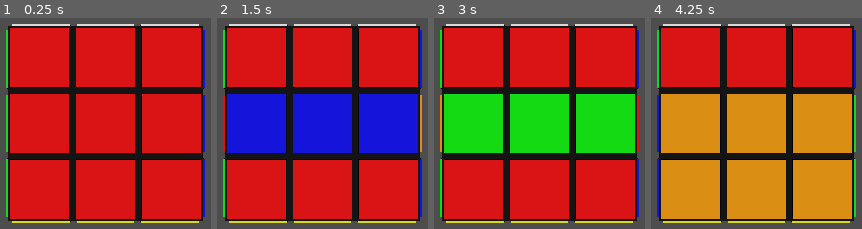
Above: before the commit, frames 1-4 (left to right).
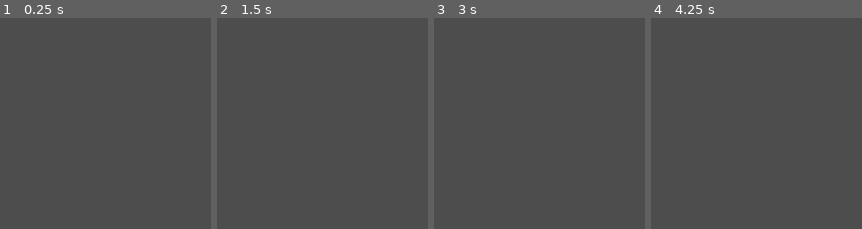
Above: after the commit, the same moments.

Repository: sieradzki/RLCubeSolver-Godot
Game: Godot game, scene res://CubeEnv/Main.tscn
Same seed, same stepped clock (60 frames per second), same inputs: the game is played once before the commit and once after it.
Inputs (mouse positions are in pixels of both pictures, inside the frame that each line leads up to):
- Up to frame 1 (0.25 s): no input
- Up to frame 2 (1.5 s): tap Enter at 0.5 s; move the mouse to (outside the picture) at 0.52 s; hold W 0.53-1.28 s; hold 1 0.53-1.28 s; click (outside the picture) at 0.67 s; tap Space at 1.25 s; move the mouse to (outside the picture) at 1.27 s; tap Q at 1.35 s
- Up to frame 3 (3 s): tap Enter at 2 s; move the mouse to (619, 24) at 2.02 s; hold 2 2.03-2.78 s; hold W from 2.03 s (still down); tap Space at 2.75 s; move the mouse to (499, 214) at 2.77 s; tap 3 at 2.85 s; click (499, 214) at 2.92 s
- Up to frame 4 (4.25 s): tap Enter at 3.5 s; move the mouse to (outside the picture) at 3.52 s; release W at 3.53 s; hold E from 3.53 s (still down)

The runs differ from the first frame. In frame 1, 89% of the frame differs, in the area x 2-98%, y 2-98%; in frame 2, 89%; in frame 3, 89%; in frame 4, 89%.
Error after the commit: Unable to iterate on object of type 'Nil'. (res://CubeEnv/Cube.gd:221)

Commit message:
proper python env first sketch

Diff:
--- a/environment/CubeEnv/Cube.gd
+++ b/environment/CubeEnv/Cube.gd
@@ -68,6 +68,12 @@
 		rotate_side(CubeSide.LEFT, 2, -90)
 	elif Input.is_key_pressed(KEY_9):
 		scramble_cube(10)
+
+func set_cube_size(size):
+	cube_size = size
+
+func set_animation(enabled):
+	animate = enabled
 
 func create_cube():
 	# Prepare an array for storing cube's state
--- a/environment/CubeEnv/Main.gd
+++ b/environment/CubeEnv/Main.gd
@@ -15,7 +15,7 @@
 	server_instance.start_server(4242)
 
 	# Set up cube environment
-	reset_environment()
+	#reset_environment()
 
 func reset_environment():
 	cube_instance.reset_cube(false)
--- a/environment/CubeEnv/ServerNode.gd
+++ b/environment/CubeEnv/ServerNode.gd
@@ -33,22 +33,42 @@
 			var message = peer.get_utf8_string(peer.get_available_bytes())
 			print("Received from client: " + message)
 			# Process the message and respond
-			process_command(message)
-			# Only for testing
-			#var response = "Message received: " + message
-			#peer.put_data(response.to_utf8_buffer())
+			var response = process_command(message)
+			peer.put_data(response.to_utf8_buffer())
 
 func process_command(command: String) -> String:
 	var parts = command.split(":")
 	var json = JSON.new()
 	match parts[0]:
+		"initialize":
+			var init_params = parts[1].split(",")
+			if init_params.size() == 2:
+				var cube_size = int(init_params[0])
+				var animation_enabled = (init_params[1] == "1")
+				cube_instance.set_cube_size(cube_size)
+				cube_instance.set_animation(animation_enabled)
+				cube_instance.reset_cube()
+				return JSON.stringify({"status": "initialized"})
+			else:
+				return JSON.stringify({'error': 'Invalid init parameters'})
 		"reset":
 			cube_instance.reset_cube()
 			return JSON.stringify(cube_instance.get_cube_state())
-		"step": # placeholder
-			var action = parts[1]
-			var result = cube_instance.step(action)
-			return JSON.stringify({'next_state': result[0], 'reward': result[1], 'done': result[2], 'info': result[3]})
+		"step":
+			var action = parts[1].split(",")
+			if action.size() == 3:
+				var side = int(action[0]) # 0 or 1 (horizontal or vertical, maybe I should change naming)
+				var layer = int(action[1])
+				var angle_ret = int(action[2]) # angle will (probably) be 0 or 1 on agent's side
+				var angle = 90 if angle_ret == 0 else -90
+				cube_instance.rotate_side(side, layer, angle)
+				var next_state = cube_instance.get_cube_state()
+				var reward = int(cube_instance.is_solved())
+				var done = int(cube_instance.is_solved())
+				var result = [next_state, reward, done]
+				return JSON.stringify(result)
+			else:
+				return JSON.stringify({'error': 'Invalid action format'})
 		_:
 			return JSON.stringify({'error': 'Unknown command'})
 
Not shown, added: agent/environment.py
